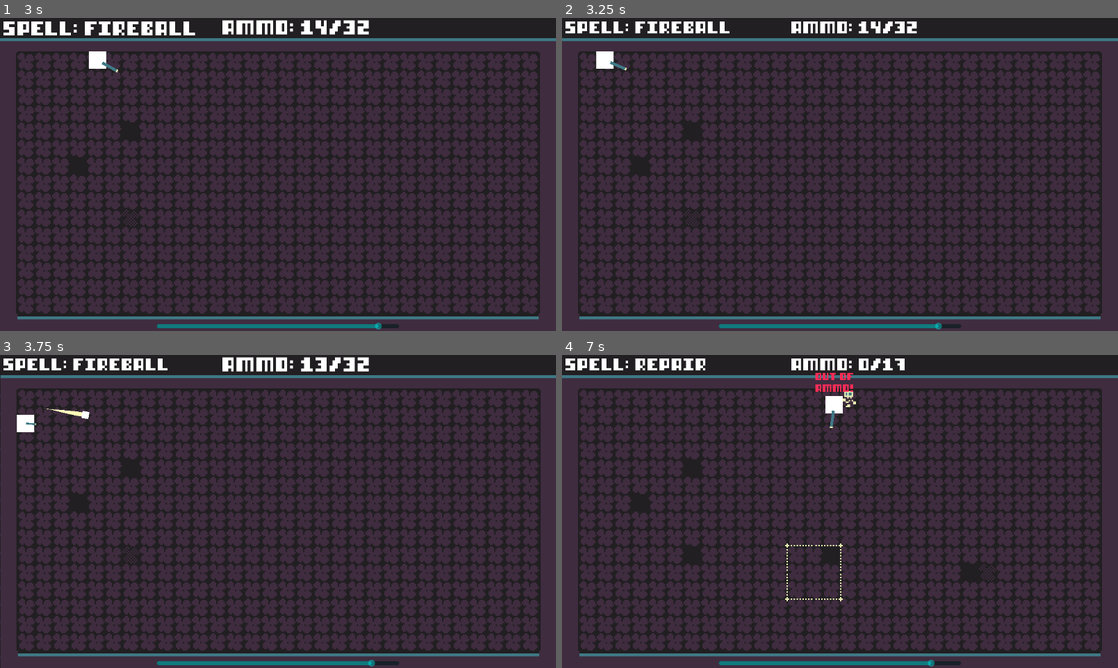
Above: before the commit, frames 1-4 (two rows, left to right).
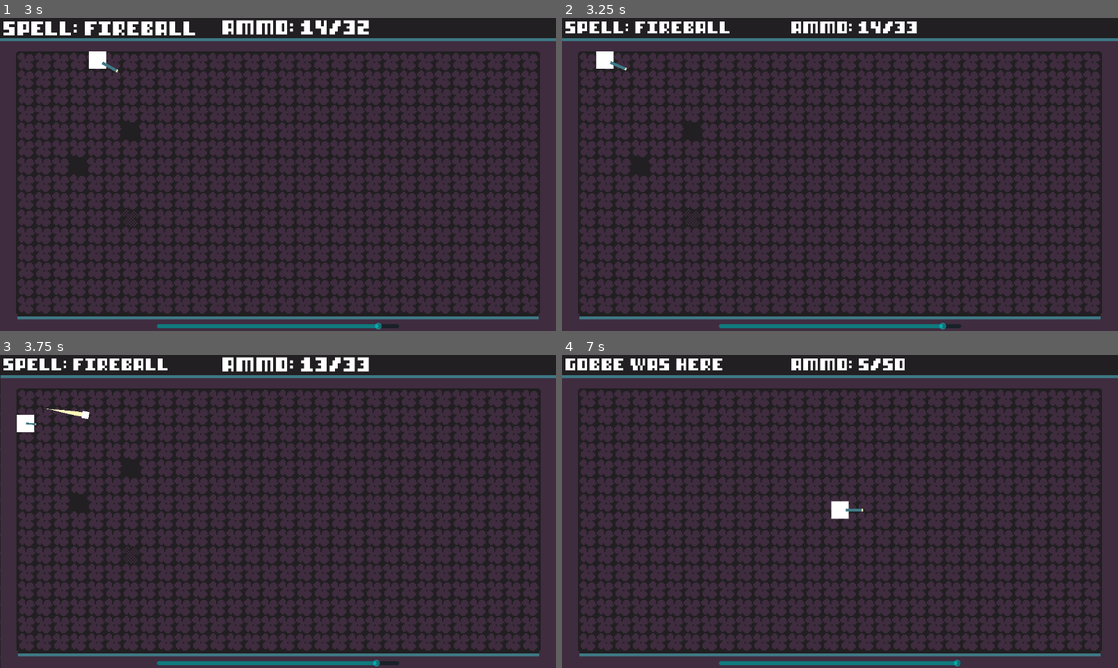
Above: after the commit, the same moments.

Repository: OfficialChaser/Jame-Gam-42
Game: Godot game, scene res://Scenes/Main/main.tscn
Same seed, same stepped clock (60 frames per second), same inputs: the game is played once before the commit and once after it.
Inputs (mouse positions are in pixels of both pictures, inside the frame that each line leads up to):
- Up to frame 1 (3 s): tap Enter at 0.5 s; move the mouse to (250, 237) at 0.52 s; hold W (move_up) 0.53-2.03 s; click (250, 237) at 0.6 s; move the mouse to (444, 221) at 1.27 s; right-click (444, 221) at 1.35 s; tap Space at 2 s; move the mouse to (111, 127) at 2.02 s; hold A (move_left) from 2.03 s (still down); click (111, 127) at 2.1 s; move the mouse to (305, 174) at 2.77 s; right-click (305, 174) at 2.85 s
- Up to frame 2 (3.25 s): keep holding A (move_left)
- Up to frame 3 (3.75 s): move the mouse to (194, 433) at 3.52 s; release A (move_left) at 3.53 s; hold S (move_down) from 3.53 s (still down); click (194, 433) at 3.6 s
- Up to frame 4 (7 s): move the mouse to (962, 495) at 4.27 s; release S (move_down) at 4.28 s; hold D (move_right) 4.28-5.03 s; right-click (962, 495) at 4.35 s; move the mouse to (728, 527) at 5.02 s; hold W (move_up) 5.03-5.78 s; click (728, 527) at 5.1 s; move the mouse to (895, 442) at 5.77 s; hold D (move_right) from 5.78 s (still down); right-click (895, 442) at 5.85 s; move the mouse to (812, 574) at 6.52 s; click (812, 574) at 6.6 s

Frame 1 is identical in both runs. In frame 2, less than 0.1% of the frame differs, in the area x 62-70%, y 2-100%; in frame 3, less than 0.1%; in frame 4, 2.0%, in the area x 0-78%, y 1-100%.

Commit message:
Mana changes
yes

Diff:
--- a/Scenes/Main/main.tscn
+++ b/Scenes/Main/main.tscn
@@ -32,8 +32,7 @@
 
 [node name="ManaSpawnTimer" type="Timer" parent="."]
 wait_time = 5.0
-autostart = true
 
+[connection signal="timeout" from="EnemySpawnTimer" to="." method="_on_spawn_timer_timeout"]
 [connection signal="timeout" from="EnemySpawnTimer" to="." method="_on_enemy_spawn_timer_timeout"]
-[connection signal="timeout" from="EnemySpawnTimer" to="." method="_on_spawn_timer_timeout"]
 [connection signal="timeout" from="ManaSpawnTimer" to="." method="_on_mana_spawn_timer_timeout"]
--- a/Scenes/Wand/wand.tscn
+++ b/Scenes/Wand/wand.tscn
@@ -5,8 +5,8 @@
 [ext_resource type="PackedScene" uid="uid://cmk7nu4tph1id" path="res://Scenes/grid_highlight.tscn" id="3_35krf"]
 [ext_resource type="Script" path="res://Scripts/States/state_machine.gd" id="4_pa5e7"]
 [ext_resource type="Texture2D" uid="uid://c1yxwkykcuomc" path="res://Assets/Grid/selectorv3.png" id="4_q2ln0"]
-[ext_resource type="Script" path="res://Scripts/States/Gun/fireball_wand.gd" id="5_thjny"]
-[ext_resource type="Script" path="res://Scripts/States/Gun/restoration_wand.gd" id="6_4b43r"]
+[ext_resource type="Script" path="res://Scripts/Wand/fireball_wand.gd" id="6_p6ksq"]
+[ext_resource type="Script" path="res://Scripts/Wand/restoration_wand.gd" id="7_whgei"]
 
 [sub_resource type="Animation" id="Animation_km4jw"]
 length = 0.001
@@ -258,14 +258,14 @@
 
 [node name="FireballWand" type="Node" parent="StateMachine" node_paths=PackedStringArray("wand", "animation_player", "bullet_marker", "grid_highlight")]
 process_priority = 1
-script = ExtResource("5_thjny")
+script = ExtResource("6_p6ksq")
 wand = NodePath("../..")
 animation_player = NodePath("../../AnimationPlayer")
 bullet_marker = NodePath("../../BulletMarker")
 grid_highlight = NodePath("../../GridHighlight")
 
 [node name="RestorationWand" type="Node" parent="StateMachine" node_paths=PackedStringArray("wand", "animation_player", "grid_highlight")]
-script = ExtResource("6_4b43r")
+script = ExtResource("7_whgei")
 wand = NodePath("../..")
 animation_player = NodePath("../../AnimationPlayer")
 grid_highlight = NodePath("../../GridHighlight")
--- a/Scripts/States/Gun/fireball_wand.gd
+++ b/Scripts/Wand/fireball_wand.gd
@@ -94,4 +94,8 @@
 func end_reloading():
 	rotating_back = true
 	reloading = false
-	ammo = 15
+	if (GameManager.mana > 0):
+		if (GameManager.mana/2 > 15):
+			ammo = 15
+		else:
+			ammo = GameManager.mana/2
--- a/Scripts/States/Gun/restoration_wand.gd
+++ b/Scripts/Wand/restoration_wand.gd
@@ -70,4 +70,5 @@
 	rotating_back = true
 	grid_highlight.visible = true
 	reloading = false
-	ammo = 1
+	if (GameManager.mana > 0):
+		ammo = 1
--- a/Scripts/gui.gd
+++ b/Scripts/gui.gd
@@ -18,7 +18,7 @@
 	last_spell = GameManager.current_spell
 
 func _on_mana_depletor_timeout():
-	GameManager.decrease_mana(1)
+	GameManager.decrease_mana(-1) #increases mana by 1
 
 func update_ammo(ammo : int):
 	if ui_ammo != ammo:
